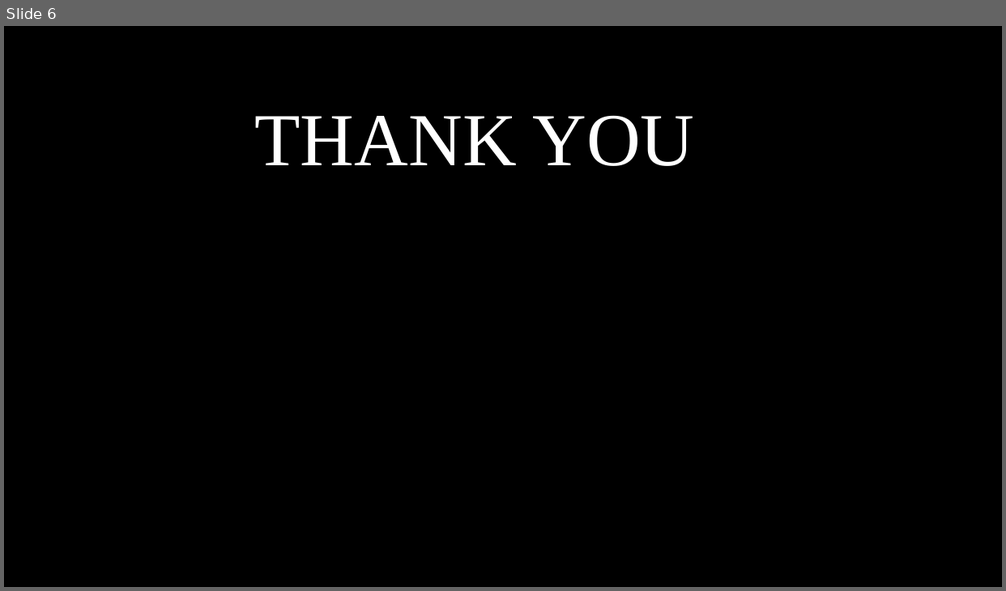
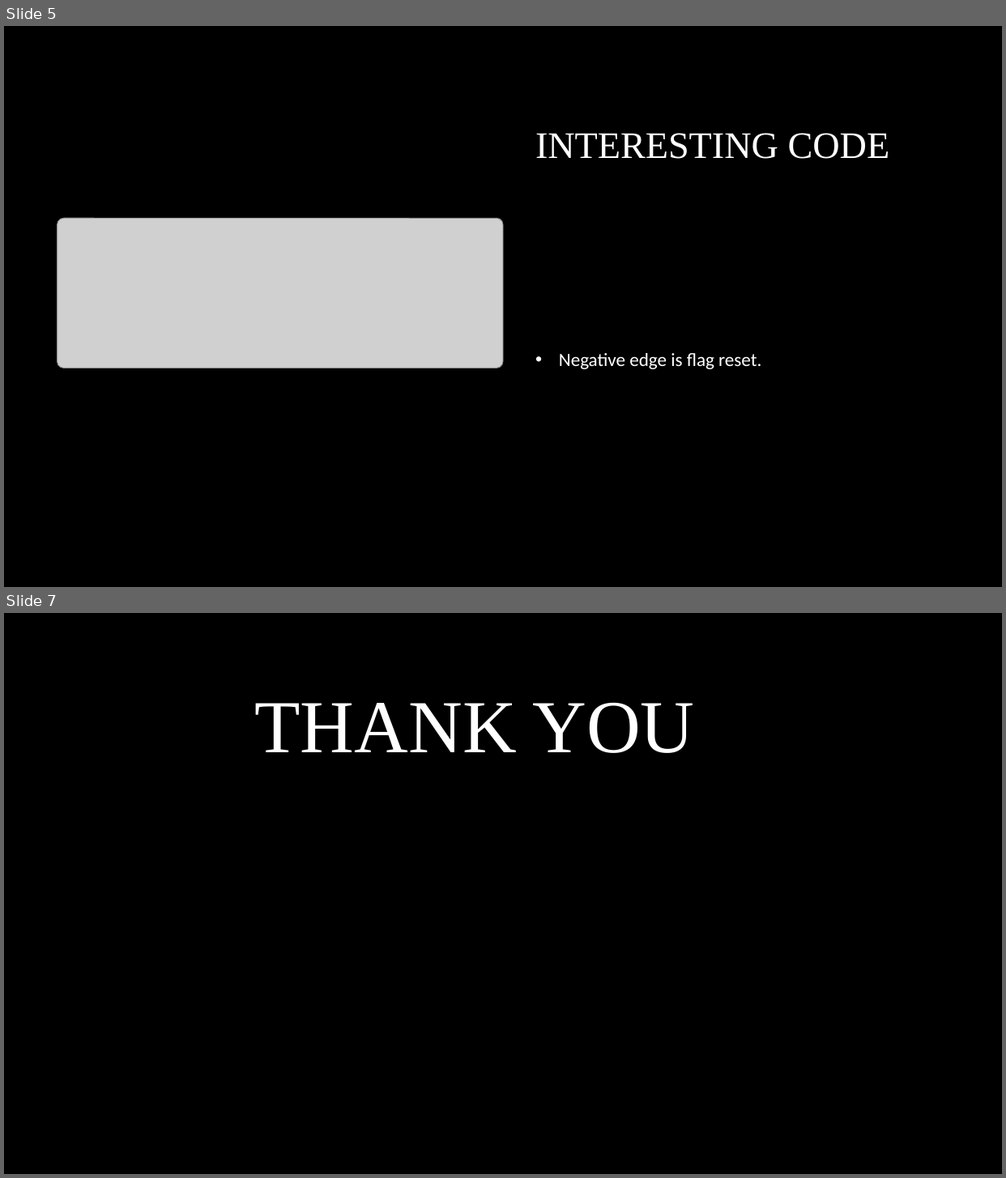
Before and after one commit to leviathansun/SystemVerilogMatrixMultiplicationExecutionEngine, a slide deck: LTS25HDLPresentation.pptx. Shown one above the other, each under a label of ours: slide 6 before the commit, slides 5 and 7 after it; the slides between them are not shown. The pictures are 1006x591 and 1006x1178 pixels, drawn with LibreOffice and Linux fonts; fonts in the diff are those of the drawing; grey boxes stand for pictures; background and template pictures are left out. Boxes give left, top, right and bottom in pixels: in the first picture for what was removed or moved away, otherwise in the second. Text is boxed around its words. In the diff, an @@ line names an element or a change of style, - is before the commit and + after.

```diff
--- a/LTS25HDLPresentation.pptx
+++ b/LTS25HDLPresentation.pptx
@@ slide 5 added at (x1=4, y1=26, x2=1002, y2=587), background picture (left out) @@
@@ title added at (x1=535, y1=133, x2=890, y2=159), 36 pt, text #FFFFFF @@
+INTERESTING CODE
@@ picture added at (x1=57, y1=219, x2=503, y2=368) @@
@@ text added at (x1=559, y1=353, x2=761, y2=369), 18 pt, text #FFFFFF @@
+• Negative edge is flag reset.
@@ what was slide 6 is now slide 7 @@
```
Also in this commit, not shown: 2 slides changed, 3 other slides added, 3 slides removed, 20 other files.
